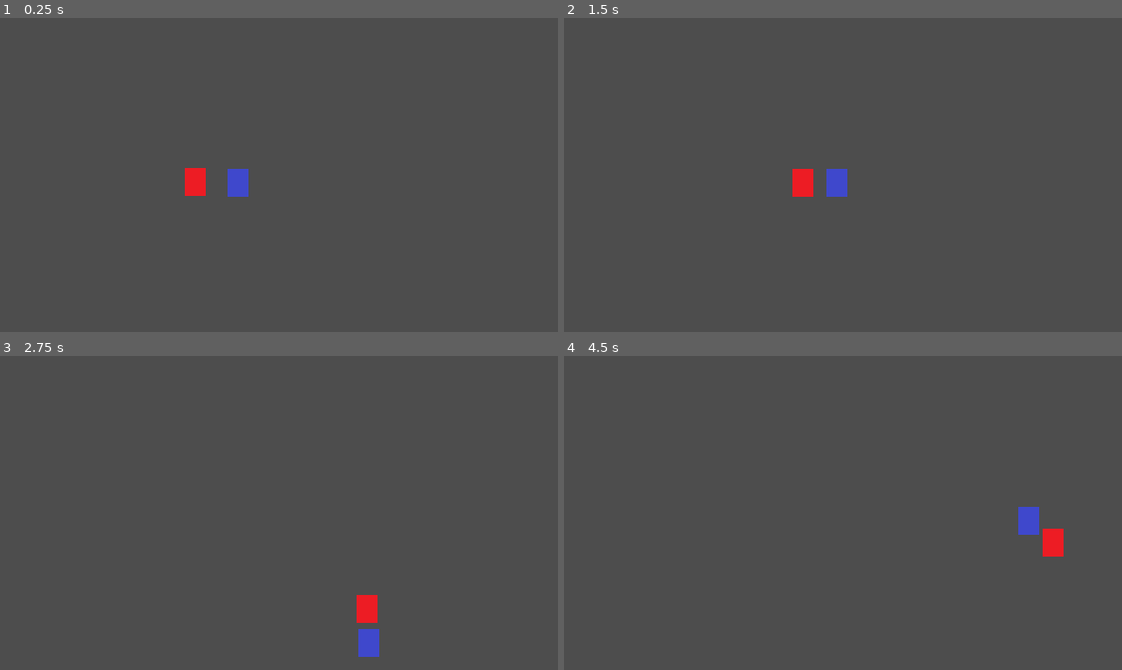
Above: before the commit, frames 1-4 (two rows, left to right).
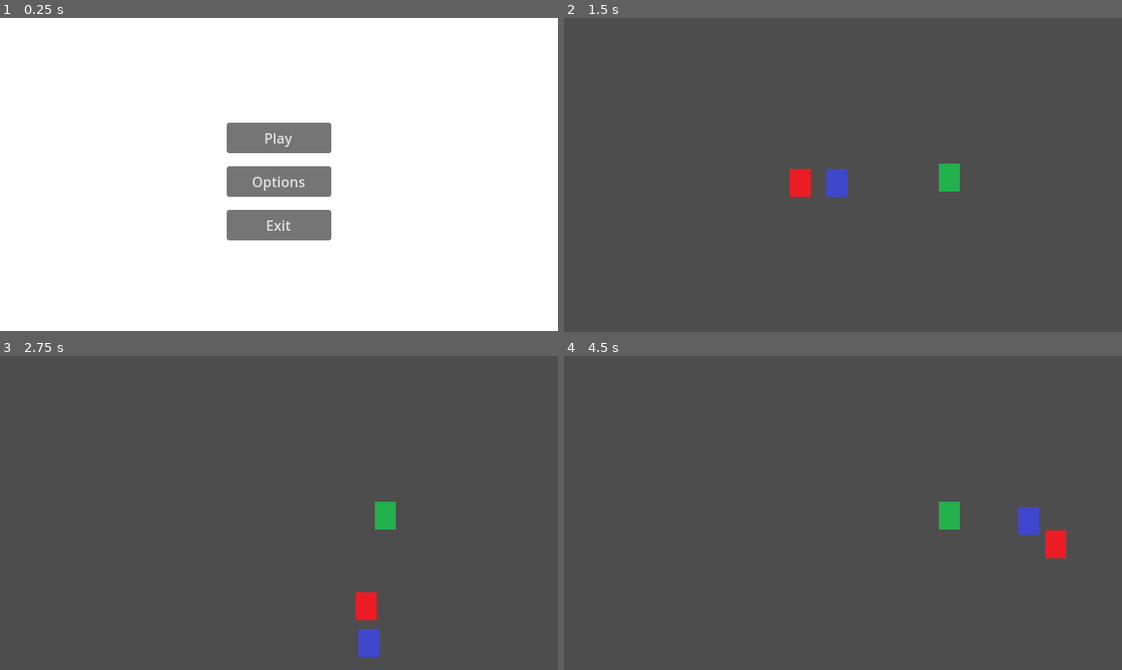
Above: after the commit, the same moments.

Repository: yuval9500/Guido
Game: Godot game, scene res://Menu/scenes/menu.tscn
Two runs of this game, one before a commit and one after it. Both use one fixed random seed, a clock stepped at 60 frames per second and the inputs below. Before the commit the project starts from res://TestLevel/Scenes/test_level.tscn.
Inputs (mouse positions are in pixels of both pictures, inside the frame that each line leads up to):
- Up to frame 1 (0.25 s): no input
- Up to frame 2 (1.5 s): click (843, 137) at 0.5 s, where only the run after the commit has a clickable "Play"; tap Enter at 1.25 s; hold Right (right) from 1.28 s (still down); hold E (talk, bound only after the commit) from 1.28 s (still down)
- Up to frame 3 (2.75 s): release Right (right) at 2.03 s; release E (talk, bound only after the commit) at 2.03 s; hold Down (down) from 2.03 s (still down); tap E (talk, bound only after the commit) at 2.1 s
- Up to frame 4 (4.5 s): release Down (down) at 2.78 s; hold Right (right) 2.78-3.53 s; hold E (talk, bound only after the commit) 2.78-3.53 s; hold Up (up) 3.53-4.28 s; tap E (talk, bound only after the commit) at 3.6 s; hold Left (left) from 4.28 s (still down); hold E (talk, bound only after the commit) from 4.28 s (still down)

The runs differ from the first frame. In frame 1, 100% of the frame differs, in the area x 0-100%, y 0-100%; in frame 2, 0.4%; in frame 3, 0.4%; in frame 4, 0.5%.

Commit message:
Npc_V1

Diff:
--- a/Menu/scenes/menu.tscn
+++ b/Menu/scenes/menu.tscn
@@ -25,7 +25,6 @@
 parameters/looping = true
 
 [node name="MenuGroup" type="Control" parent="."]
-visible = false
 anchors_preset = 0
 offset_left = 260.0
 offset_top = 170.0
@@ -79,6 +78,7 @@
 text = "Exit"
 
 [node name="OptionsGroup" type="Control" parent="."]
+visible = false
 anchors_preset = 0
 offset_right = 40.0
 offset_bottom = 40.0
--- a/Menu/scripts/menu.gd
+++ b/Menu/scripts/menu.gd
@@ -10,6 +10,7 @@
 
 func _on_menu_play_btn_pressed() -> void:
 	print("Play Btn Was Pressed")
+	get_tree().change_scene_to_file("res://TestLevel/Scenes/test_level.tscn")
 	pass
 
 func _on_menu_options_btn_pressed() -> void:
--- /dev/null
+++ b/NPC/Scenes/NPC.tscn
@@ -0,0 +1,21 @@
+[gd_scene load_steps=4 format=3 uid="uid://ctohr751keohh"]
+
+[ext_resource type="Script" path="res://NPC/Scenes/npc.gd" id="1_31tyr"]
+[ext_resource type="Texture2D" uid="uid://std3tutoij04" path="res://NPC/Sprites/image.png" id="2_c4t24"]
+
+[sub_resource type="CircleShape2D" id="CircleShape2D_0v3t3"]
+radius = 35.1283
+
+[node name="Npc" type="Node2D"]
+script = ExtResource("1_31tyr")
+
+[node name="Sprite2D" type="Sprite2D" parent="."]
+texture = ExtResource("2_c4t24")
+
+[node name="Area2D" type="Area2D" parent="."]
+
+[node name="CollisionShape2D" type="CollisionShape2D" parent="Area2D"]
+shape = SubResource("CircleShape2D_0v3t3")
+
+[connection signal="body_entered" from="Area2D" to="." method="_on_area_2d_body_entered"]
+[connection signal="body_exited" from="Area2D" to="." method="_on_area_2d_body_exited"]
--- /dev/null
+++ b/NPC/Scenes/npc.gd
@@ -0,0 +1,18 @@
+extends Node2D
+
+var target: Player_Script
+
+func _ready() -> void:
+	target = get_tree().get_root().find_child("Player",true,false)
+
+func _on_area_2d_body_entered(body: Node2D) -> void:
+	print("body entered")
+	if target:
+		target.canInteract = true
+	pass
+
+func _on_area_2d_body_exited(body: Node2D) -> void:
+	print("body exited")
+	if target:
+		target.canInteract = false
+	pass
--- a/Player/Scripts/Companion_Script.gd
+++ b/Player/Scripts/Companion_Script.gd
@@ -5,7 +5,7 @@
 
 # Called when the node enters the scene tree for the first time.
 func _ready() -> void:
-	target = $"../Player"
+	target = get_tree().get_root().find_child("Player",true,false)
 	speed = target.speed
 
 # Called every frame. 'delta' is the elapsed time since the previous frame.
--- a/Player/Scripts/Player_Script.gd
+++ b/Player/Scripts/Player_Script.gd
@@ -6,6 +6,10 @@
 	get:
 		return speed
 
+var canInteract = false:
+	set(value):
+		canInteract = value
+
 func _physics_process(_delta):
 	get_input()
 	move_and_slide()
@@ -13,3 +17,10 @@
 func get_input():
 	var input_direction = Input.get_vector("left", "right", "up", "down")
 	velocity = input_direction * speed
+
+func _input(event: InputEvent) -> void:
+	dialogue(event)
+
+func dialogue(event: InputEvent) -> void:
+	if canInteract and event.is_action_pressed("talk"):
+		print("pressed e")
--- /dev/null
+++ b/StoryManager/scenes/StoryManager.tscn
@@ -0,0 +1,39 @@
+[gd_scene format=3 uid="uid://d0cefv5mkn113"]
+
+[node name="StoryManager" type="Control"]
+layout_mode = 3
+anchors_preset = 15
+anchor_right = 1.0
+anchor_bottom = 1.0
+grow_horizontal = 2
+grow_vertical = 2
+
+[node name="ColorRect" type="ColorRect" parent="."]
+layout_mode = 1
+anchors_preset = -1
+anchor_left = 0.0015625
+anchor_top = 0.680556
+anchor_right = 1.00156
+anchor_bottom = 0.995222
+offset_left = -1.0
+offset_top = -1.52588e-05
+offset_right = -1.0
+offset_bottom = 358.72
+grow_horizontal = 2
+grow_vertical = 2
+scale = Vector2(1, 0.24)
+color = Color(0.172833, 0.172833, 0.172833, 0.882353)
+metadata/_edit_use_anchors_ = true
+
+[node name="ColorRect2" type="ColorRect" parent="."]
+layout_mode = 1
+anchors_preset = -1
+anchor_top = 0.583333
+anchor_right = 0.223438
+anchor_bottom = 0.663333
+offset_bottom = 91.2
+grow_horizontal = 2
+grow_vertical = 2
+scale = Vector2(1, 0.24)
+color = Color(0.172833, 0.172833, 0.172833, 0.882353)
+metadata/_edit_use_anchors_ = true
--- /dev/null
+++ b/TestLevel/Scenes/test_NPC.tscn
@@ -0,0 +1,12 @@
+[gd_scene load_steps=3 format=3 uid="uid://chfv303u8mjuy"]
+
+[ext_resource type="PackedScene" uid="uid://cjal7htsu6nmm" path="res://Player/Scenes/player.tscn" id="1_kpts8"]
+[ext_resource type="PackedScene" uid="uid://b8vyq8toh8r5q" path="res://Player/Scenes/companion.tscn" id="2_yceyv"]
+
+[node name="TestLevel" type="Node2D"]
+
+[node name="Player" parent="." instance=ExtResource("1_kpts8")]
+position = Vector2(273, 189)
+
+[node name="Companion" parent="." instance=ExtResource("2_yceyv")]
+position = Vector2(174, 186)
--- a/TestLevel/Scenes/test_level.tscn
+++ b/TestLevel/Scenes/test_level.tscn
@@ -1,12 +1,16 @@
-[gd_scene load_steps=3 format=3 uid="uid://8jq6rkieofgp"]
+[gd_scene load_steps=4 format=3 uid="uid://8jq6rkieofgp"]
 
 [ext_resource type="PackedScene" uid="uid://cjal7htsu6nmm" path="res://Player/Scenes/player.tscn" id="1_pdwvv"]
+[ext_resource type="PackedScene" uid="uid://ctohr751keohh" path="res://NPC/Scenes/NPC.tscn" id="1_t1m6s"]
 [ext_resource type="PackedScene" uid="uid://b8vyq8toh8r5q" path="res://Player/Scenes/companion.tscn" id="2_l8sjk"]
 
 [node name="TestLevel" type="Node2D"]
 
-[node name="Player" parent="." instance=ExtResource("1_pdwvv")]
-position = Vector2(273, 189)
+[node name="Npc" parent="." instance=ExtResource("1_t1m6s")]
+position = Vector2(442, 183)
 
 [node name="Companion" parent="." instance=ExtResource("2_l8sjk")]
 position = Vector2(174, 186)
+
+[node name="Player" parent="." instance=ExtResource("1_pdwvv")]
+position = Vector2(273, 189)
--- a/project.godot
+++ b/project.godot
@@ -11,7 +11,7 @@
 [application]
 
 config/name="Guido"
-run/main_scene="res://TestLevel/Scenes/test_level.tscn"
+run/main_scene="res://Menu/scenes/menu.tscn"
 config/features=PackedStringArray("4.3", "Mobile")
 config/icon="res://icon.svg"
 
@@ -47,6 +47,11 @@
 , Object(InputEventKey,"resource_local_to_scene":false,"resource_name":"","device":-1,"window_id":0,"alt_pressed":false …(183 unchanged characters)…
 ]
 }
+talk={
+"deadzone": 0.5,
+"events": [Object(InputEventKey,"resource_local_to_scene":false,"resource_name":"","device":-1,"window_id":0,"alt_pressed":false,"shift_pressed":false,"ctrl_pressed":false,"meta_pressed":false,"pressed":false,"keycode":0,"physical_keycode":69,"key_label":0,"unicode":101,"location":0,"echo":false,"script":null)
+]
+}
 
 [rendering]
 
Binary file added: NPC/Sprites/image.png
Not shown, added: NPC/Sprites/image.png.import
